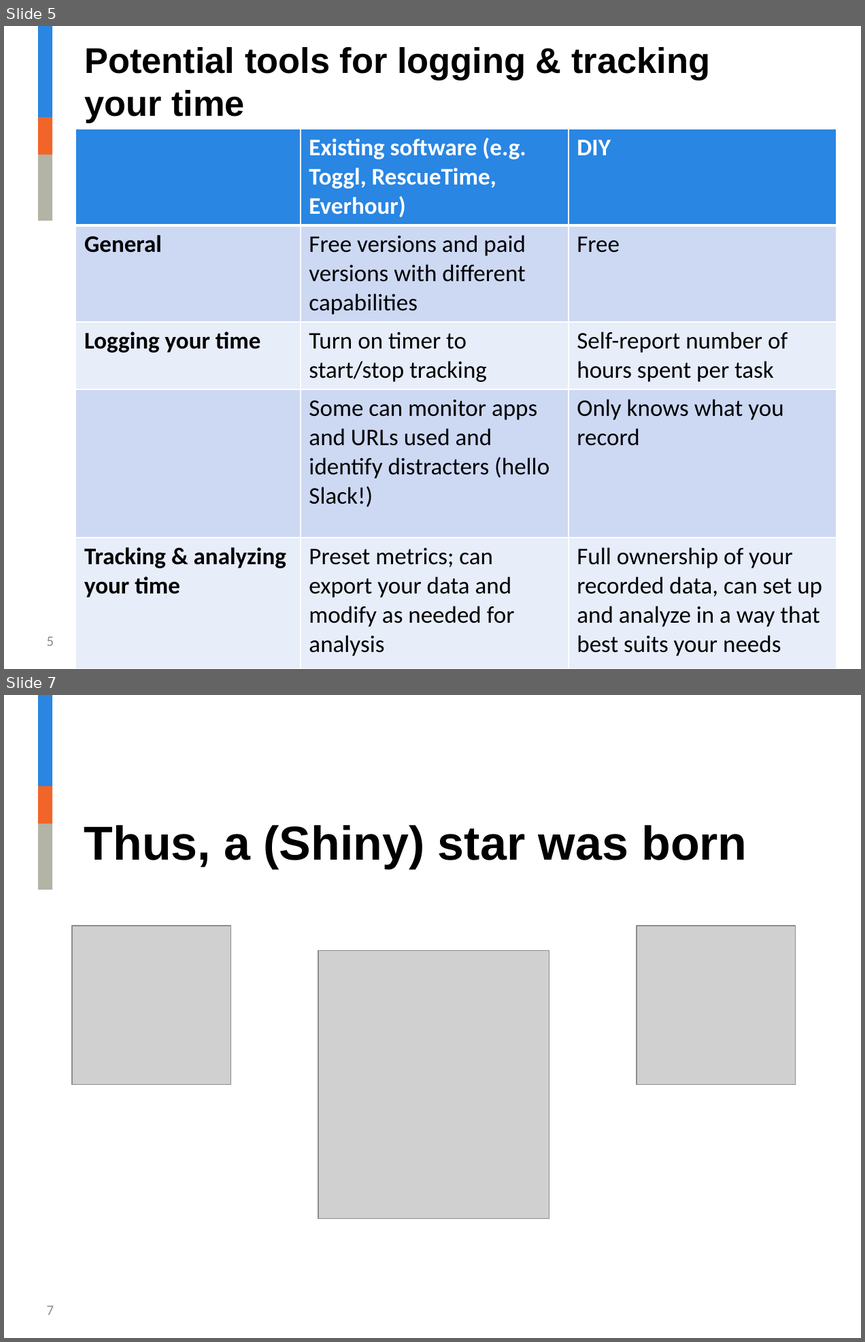
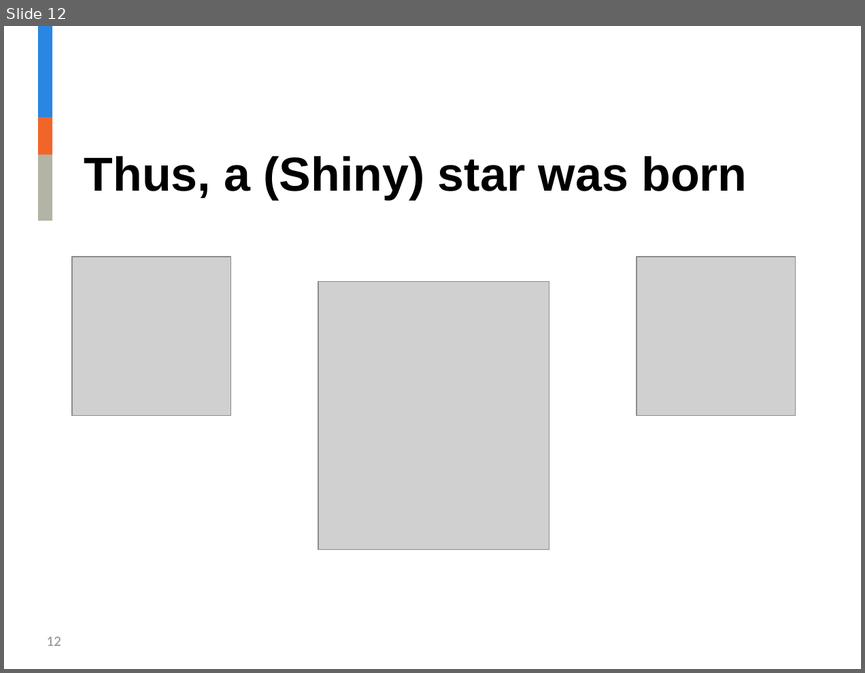
Before and after one commit to jalavery/timetrackR, a slide deck: Strategy and Innovation timetrackR Presentation.pptx. Shown one above the other, each under a label of ours: slides 5 and 7 before the commit, slide 12 after it; the slides between them are not shown. The pictures are 865x1342 and 865x673 pixels, drawn with LibreOffice and Linux fonts; fonts in the diff are those of the drawing; grey boxes stand for pictures; background and template pictures are left out. Boxes give left, top, right and bottom in pixels: in the first picture for what was removed or moved away, otherwise in the second. Text is boxed around its words. In the diff, an @@ line names an element or a change of style, - is before the commit and + after.

```diff
--- a/Strategy and Innovation timetrackR Presentation.pptx
+++ b/Strategy and Innovation timetrackR Presentation.pptx
@@ slide 5 removed at box(4, 26, 861, 669), background #FFFFFF; not listed: 3 template elements that a slide beside it also shows @@
@@ title removed at box(84, 47, 710, 123) @@
-Potential tools for logging & tracking your time
@@ table removed at box(76, 129, 837, 669), 5 rows, 3 columns @@
- | Existing software (e.g. Toggl, RescueTime, Everhour) | DIY
-General | Free versions and paid versions with different capabilities | Free
-Logging your time | Turn on timer to start/stop tracking | Self-report number of hours spent per task
- | Some can monitor apps and URLs used and identify distracters (hello Slack!) | Only knows what you record
-Tracking & analyzing your time | Preset metrics; can export your data and modify as needed for analysis | Full ownership of your recorded data, can set up and analyze in a way that best suits your needs
@@ page number removed at box(47, 636, 54, 645) @@
-5
@@ what was slide 7 is now slide 12 @@
@@ page number at box(47, 636, 61, 645): text changed @@
-7
+12
```
Also in this commit, not shown: 12 slides changed, 16 slides added, 11 other slides removed, 9 other files.
